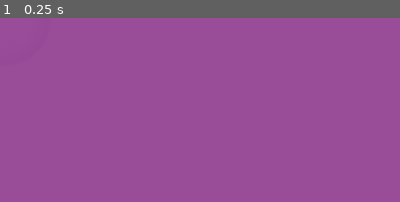
Above: before the commit, frame 1.
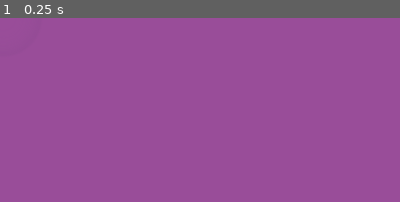
Above: after the commit, the same moment.

Repository: vibrunazo/godot-cats
Game: Godot game, scene res://scenes/Bullet02.tscn
Two runs of this game, one before a commit and one after it. Both use one fixed random seed, a clock stepped at 60 frames per second and the inputs below. This scene is started directly instead of the project's main scene. Sound files missing from this copy of the repository are replaced by a short silence.
Inputs:
- Up to frame 1 (0.25 s): no input
The pictures show only the part of the screen within x 0-50%, y 0-50%; the shares and areas given below are measured in that part.

The runs differ from the first frame. In frame 1, less than 0.1% of the frame differs, in the area x 0-14%, y 0-28%.

Commit message:
each bullet has its own hit effect

Diff:
--- a/project.godot
+++ b/project.godot
@@ -9,6 +9,11 @@
 config_version=4
 
 _global_script_classes=[ {
+"base": "Node2D",
+"class": "Blast",
+"language": "GDScript",
+"path": "res://scenes/blast/Blast.gd"
+}, {
 "base": "Node2D",
 "class": "Bullet",
 "language": "GDScript",
@@ -45,6 +50,7 @@
 "path": "res://scenes/PauseMenu.gd"
 } ]
 _global_script_class_icons={
+"Blast": "",
 "Bullet": "res://assets/ball.png",
 "Cat": "res://assets/cat01.png",
 "Cat2": "res://assets/cat02.png",
--- a/scenes/Blast.gd
+++ /dev/null
@@ -1,17 +0,0 @@
-extends Node2D
-
-
-# Declare member variables here. Examples:
-# var a = 2
-# var b = "text"
-
-
-# Called when the node enters the scene tree for the first time.
-func _ready():
-	pass # Replace with function body.
-
-func start(size: float):
-	$Sprite.scale = Vector2(size / 200, size / 200)
-	$AnimationPlayer.play("boom")
-	yield($AnimationPlayer, "animation_finished")
-	queue_free()
--- a/scenes/Blast.tscn
+++ /dev/null
@@ -1,71 +0,0 @@
-[gd_scene load_steps=5 format=2]
-
-[ext_resource path="res://assets/shockwave.png" type="Texture" id=1]
-[ext_resource path="res://scenes/Blast.gd" type="Script" id=2]
-
-[sub_resource type="Animation" id=1]
-length = 0.001
-tracks/0/type = "value"
-tracks/0/path = NodePath("Sprite:scale")
-tracks/0/interp = 1
-tracks/0/loop_wrap = true
-tracks/0/imported = false
-tracks/0/enabled = true
-tracks/0/keys = {
-"times": PoolRealArray( 0 ),
-"transitions": PoolRealArray( 1 ),
-"update": 0,
-"values": [ Vector2( 1, 1 ) ]
-}
-tracks/1/type = "value"
-tracks/1/path = NodePath("Sprite:modulate")
-tracks/1/interp = 1
-tracks/1/loop_wrap = true
-tracks/1/imported = false
-tracks/1/enabled = true
-tracks/1/keys = {
-"times": PoolRealArray( 0 ),
-"transitions": PoolRealArray( 1 ),
-"update": 0,
-"values": [ Color( 1, 1, 1, 1 ) ]
-}
-
-[sub_resource type="Animation" id=2]
-resource_name = "boom"
-length = 0.4
-step = 0.05
-tracks/0/type = "value"
-tracks/0/path = NodePath("Sprite:scale")
-tracks/0/interp = 1
-tracks/0/loop_wrap = true
-tracks/0/imported = false
-tracks/0/enabled = true
-tracks/0/keys = {
-"times": PoolRealArray( 0, 0.05, 0.5 ),
-"transitions": PoolRealArray( 1, 1, 1 ),
-"update": 0,
-"values": [ Vector2( 0.8, 0.8 ), Vector2( 1, 1 ), Vector2( 0.8, 0.8 ) ]
-}
-tracks/1/type = "value"
-tracks/1/path = NodePath("Sprite:modulate")
-tracks/1/interp = 1
-tracks/1/loop_wrap = true
-tracks/1/imported = false
-tracks/1/enabled = true
-tracks/1/keys = {
-"times": PoolRealArray( 0, 0.05, 0.1, 0.4 ),
-"transitions": PoolRealArray( 1, 1, 1, 1 ),
-"update": 0,
-"values": [ Color( 1, 1, 1, 0 ), Color( 0.939167, 0.49, 0.98, 0.627451 ), Color( 0.901174, 0.380341, 0.945313, 0.501961 ), Color( 0.266667, 0.121569, 0.262745, 0 ) ]
-}
-
-[node name="Blast" type="Node2D"]
-script = ExtResource( 2 )
-
-[node name="Sprite" type="Sprite" parent="."]
-z_index = 20
-texture = ExtResource( 1 )
-
-[node name="AnimationPlayer" type="AnimationPlayer" parent="."]
-anims/RESET = SubResource( 1 )
-anims/boom = SubResource( 2 )
--- a/scenes/Bullet.gd
+++ b/scenes/Bullet.gd
@@ -6,18 +6,19 @@
 export var damage = 10
 export var aoe = false
 export(Array, AudioStream) var sounds: Array
+export(PackedScene) var blast_scene: PackedScene
 var target: Mouse = null setget set_target
 var target_offset: Vector2 = Vector2(0, 0)
 var target_pos: Vector2 = Vector2(0, 0)
 var ready = true
-var blast_scene = preload("res://scenes/Blast.tscn")
+#var blast_scene = preload(blast)
+#var blast_scene: PackedScene = preload("res://scenes/Blast.tscn")
 var hit_pitch: float = 1
 var velocity: Vector2
 
 
-# Called when the node enters the scene tree for the first time.
 func _ready():
-	target_offset = Vector2(rand_range(-20, 20), rand_range(-20, 20))
+	target_offset = Vector2(rand_range(-12, 12), rand_range(-12, 12))
 	$AudioSpawn.pitch_scale = rand_range(0.8, 1.2)
 	$AudioSpawn.play()
 	hit_pitch = $AudioHit.pitch_scale
@@ -46,16 +47,18 @@
 func hit_target():
 	if !ready: return
 	ready = false
+	var blast: Blast = blast_scene.instance()
+	blast.position = global_position
+	blast.rotation = rotation
+	get_parent().add_child(blast)
 	if aoe:
+		blast.start($Area2D/CollisionShape2D.shape.radius * 2.0)
 		var targets = $Area2D.get_overlapping_areas()
 		for t in targets:
 			if t.get_parent() is Mouse && is_instance_valid(t.get_parent()):
 				t.get_parent().on_hit(self)
-		var blast = blast_scene.instance()
-		blast.position = global_position
-		get_parent().add_child(blast)
-		blast.start($Area2D/CollisionShape2D.shape.radius)
 	else:
+		blast.start()
 		if is_instance_valid(target):
 			target.on_hit(self)
 	visible = false
--- a/scenes/Bullet.tscn
+++ b/scenes/Bullet.tscn
@@ -8,12 +8,14 @@
 [ext_resource path="res://assets/audio/qubodupPunch04.ogg" type="AudioStream" id=6]
 [ext_resource path="res://assets/audio/qubodupPunch05.ogg" type="AudioStream" id=7]
 [ext_resource path="res://assets/audio/qubodupPunch01.ogg" type="AudioStream" id=8]
+[ext_resource path="res://scenes/blast/Blast01.tscn" type="PackedScene" id=9]
 
 [sub_resource type="RectangleShape2D" id=1]
 
 [node name="Bullet" type="Node2D"]
 script = ExtResource( 2 )
 sounds = [ ExtResource( 8 ), ExtResource( 5 ), ExtResource( 4 ), ExtResource( 6 ), ExtResource( 7 ) ]
+blast_scene = ExtResource( 9 )
 
 [node name="Sprite" type="Sprite" parent="."]
 modulate = Color( 0.9, 0.36, 0.36, 1 )
--- a/scenes/Bullet02.tscn
+++ b/scenes/Bullet02.tscn
@@ -1,8 +1,9 @@
-[gd_scene load_steps=5 format=2]
+[gd_scene load_steps=6 format=2]
 
 [ext_resource path="res://scenes/Bullet.tscn" type="PackedScene" id=1]
 [ext_resource path="res://assets/audio/magic_impact03.wav" type="AudioStream" id=2]
 [ext_resource path="res://assets/audio/electric_high_tempo2.wav" type="AudioStream" id=3]
+[ext_resource path="res://scenes/blast/Blast02.tscn" type="PackedScene" id=4]
 
 [sub_resource type="CircleShape2D" id=1]
 radius = 80.0
@@ -11,6 +12,7 @@
 damage = 25
 aoe = true
 sounds = [  ]
+blast_scene = ExtResource( 4 )
 
 [node name="Sprite" parent="." index="0"]
 modulate = Color( 1, 1, 1, 1 )
--- a/scenes/Mouse.tscn
+++ b/scenes/Mouse.tscn
@@ -77,7 +77,7 @@
 [sub_resource type="Animation" id=4]
 resource_name = "gethit"
 length = 0.2
-step = 0.05
+step = 0.01
 tracks/0/type = "value"
 tracks/0/path = NodePath("Sprite:scale")
 tracks/0/interp = 1
@@ -97,7 +97,7 @@
 tracks/1/imported = false
 tracks/1/enabled = true
 tracks/1/keys = {
-"times": PoolRealArray( 0, 0.05, 0.2 ),
+"times": PoolRealArray( 0, 0.08, 0.2 ),
 "transitions": PoolRealArray( 1, 1, 1 ),
 "update": 0,
 "values": [ Color( 0.721569, 0.207843, 0.207843, 1 ), Color( 0.721569, 0.207843, 0.207843, 1 ), Color( 1, 1, 1, 1 ) ]
--- /dev/null
+++ b/scenes/blast/Blast.gd
@@ -0,0 +1,18 @@
+extends Node2D
+
+class_name Blast
+
+export var start_size := 0.0
+export var anim: String = 'boom'
+export var rand_rot: bool = true
+onready var el_sprite_root: Node2D = $SpriteRoot
+#onready var el_sprite: Sprite = $"%Sprite"
+
+func start(size: float = start_size):
+	if size > 0:
+		el_sprite_root.scale = Vector2(size / 200.0, size / 200.0)
+	if rand_rot:
+		rotation_degrees = rand_range(0, 360)
+	$AnimationPlayer.play(anim)
+	yield($AnimationPlayer, "animation_finished")
+	queue_free()
--- /dev/null
+++ b/scenes/blast/Blast.tscn
@@ -0,0 +1,145 @@
+[gd_scene load_steps=5 format=2]
+
+[ext_resource path="res://scenes/blast/Blast.gd" type="Script" id=1]
+[ext_resource path="res://assets/shockwave.png" type="Texture" id=2]
+
+[sub_resource type="Animation" id=1]
+length = 0.001
+tracks/0/type = "value"
+tracks/0/path = NodePath("SpriteRoot/Sprite:scale")
+tracks/0/interp = 1
+tracks/0/loop_wrap = true
+tracks/0/imported = false
+tracks/0/enabled = true
+tracks/0/keys = {
+"times": PoolRealArray( 0 ),
+"transitions": PoolRealArray( 1 ),
+"update": 0,
+"values": [ Vector2( 1, 1 ) ]
+}
+tracks/1/type = "value"
+tracks/1/path = NodePath("SpriteRoot/Sprite:modulate")
+tracks/1/interp = 1
+tracks/1/loop_wrap = true
+tracks/1/imported = false
+tracks/1/enabled = true
+tracks/1/keys = {
+"times": PoolRealArray( 0 ),
+"transitions": PoolRealArray( 1 ),
+"update": 0,
+"values": [ Color( 1, 1, 1, 1 ) ]
+}
+tracks/2/type = "value"
+tracks/2/path = NodePath("SpriteRoot/SpriteSpikes:scale")
+tracks/2/interp = 1
+tracks/2/loop_wrap = true
+tracks/2/imported = false
+tracks/2/enabled = true
+tracks/2/keys = {
+"times": PoolRealArray( 0 ),
+"transitions": PoolRealArray( 1 ),
+"update": 0,
+"values": [ Vector2( 1e-05, 1e-05 ) ]
+}
+tracks/3/type = "value"
+tracks/3/path = NodePath("SpriteRoot/SpriteSpikes:rotation_degrees")
+tracks/3/interp = 1
+tracks/3/loop_wrap = true
+tracks/3/imported = false
+tracks/3/enabled = true
+tracks/3/keys = {
+"times": PoolRealArray( 0 ),
+"transitions": PoolRealArray( 1 ),
+"update": 0,
+"values": [ 0.0 ]
+}
+tracks/4/type = "value"
+tracks/4/path = NodePath("SpriteRoot/Sprite:rotation_degrees")
+tracks/4/interp = 1
+tracks/4/loop_wrap = true
+tracks/4/imported = false
+tracks/4/enabled = true
+tracks/4/keys = {
+"times": PoolRealArray( 0 ),
+"transitions": PoolRealArray( 1 ),
+"update": 0,
+"values": [ 0.0 ]
+}
+tracks/5/type = "value"
+tracks/5/path = NodePath("SpriteRoot/SpriteSmoke:rotation_degrees")
+tracks/5/interp = 1
+tracks/5/loop_wrap = true
+tracks/5/imported = false
+tracks/5/enabled = true
+tracks/5/keys = {
+"times": PoolRealArray( 0 ),
+"transitions": PoolRealArray( 1 ),
+"update": 0,
+"values": [ 0.0 ]
+}
+tracks/6/type = "value"
+tracks/6/path = NodePath("SpriteRoot/SpriteSmoke:scale")
+tracks/6/interp = 1
+tracks/6/loop_wrap = true
+tracks/6/imported = false
+tracks/6/enabled = true
+tracks/6/keys = {
+"times": PoolRealArray( 0 ),
+"transitions": PoolRealArray( 1 ),
+"update": 0,
+"values": [ Vector2( 1e-05, 1e-05 ) ]
+}
+tracks/7/type = "value"
+tracks/7/path = NodePath("SpriteRoot/SpriteSmoke:modulate")
+tracks/7/interp = 1
+tracks/7/loop_wrap = true
+tracks/7/imported = false
+tracks/7/enabled = true
+tracks/7/keys = {
+"times": PoolRealArray( 0 ),
+"transitions": PoolRealArray( 1 ),
+"update": 0,
+"values": [ Color( 1, 1, 1, 1 ) ]
+}
+
+[sub_resource type="Animation" id=2]
+resource_name = "boom"
+length = 0.4
+step = 0.05
+tracks/0/type = "value"
+tracks/0/path = NodePath("SpriteRoot/Sprite:scale")
+tracks/0/interp = 1
+tracks/0/loop_wrap = true
+tracks/0/imported = false
+tracks/0/enabled = true
+tracks/0/keys = {
+"times": PoolRealArray( 0, 0.05, 0.5 ),
+"transitions": PoolRealArray( 1, 1, 1 ),
+"update": 0,
+"values": [ Vector2( 0.8, 0.8 ), Vector2( 1, 1 ), Vector2( 0.8, 0.8 ) ]
+}
+tracks/1/type = "value"
+tracks/1/path = NodePath("SpriteRoot/Sprite:modulate")
+tracks/1/interp = 1
+tracks/1/loop_wrap = true
+tracks/1/imported = false
+tracks/1/enabled = true
+tracks/1/keys = {
+"times": PoolRealArray( 0, 0.05, 0.1, 0.4 ),
+"transitions": PoolRealArray( 1, 1, 1, 1 ),
+"update": 0,
+"values": [ Color( 1, 1, 1, 0 ), Color( 0.980392, 0.980392, 0.980392, 0.627451 ), Color( 0.94902, 0.94902, 0.94902, 0.501961 ), Color( 0.27, 0.27, 0.27, 0 ) ]
+}
+
+[node name="Blast" type="Node2D"]
+script = ExtResource( 1 )
+
+[node name="SpriteRoot" type="Node2D" parent="."]
+
+[node name="Sprite" type="Sprite" parent="SpriteRoot"]
+z_index = 20
+texture = ExtResource( 2 )
+
+[node name="AnimationPlayer" type="AnimationPlayer" parent="."]
+anims/RESET = SubResource( 1 )
+anims/boom = SubResource( 2 )
--- /dev/null
+++ b/scenes/blast/Blast01.tscn
@@ -0,0 +1,124 @@
+[gd_scene load_steps=6 format=2]
+
+[ext_resource path="res://scenes/blast/Blast.tscn" type="PackedScene" id=1]
+[ext_resource path="res://assets/circle.png" type="Texture" id=2]
+[ext_resource path="res://assets/blast02.png" type="Texture" id=3]
+[ext_resource path="res://assets/smoke01.png" type="Texture" id=4]
+
+[sub_resource type="Animation" id=1]
+resource_name = "boom2"
+length = 0.4
+step = 0.01
+tracks/0/type = "value"
+tracks/0/path = NodePath("SpriteRoot/Sprite:scale")
+tracks/0/interp = 1
+tracks/0/loop_wrap = true
+tracks/0/imported = false
+tracks/0/enabled = true
+tracks/0/keys = {
+"times": PoolRealArray( 0, 0.08, 0.11, 0.16, 0.3 ),
+"transitions": PoolRealArray( 1, 1, 1, 1, 1 ),
+"update": 0,
+"values": [ Vector2( 0.8, 0.8 ), Vector2( 0.8, 0.8 ), Vector2( 1.3, 1.3 ), Vector2( 1, 1 ), Vector2( 0.6, 0.6 ) ]
+}
+tracks/1/type = "value"
+tracks/1/path = NodePath("SpriteRoot/Sprite:modulate")
+tracks/1/interp = 1
+tracks/1/loop_wrap = true
+tracks/1/imported = false
+tracks/1/enabled = true
+tracks/1/keys = {
+"times": PoolRealArray( 0, 0.08, 0.09, 0.14, 0.3 ),
+"transitions": PoolRealArray( 1, 1, 1, 1, 1 ),
+"update": 0,
+"values": [ Color( 1, 1, 1, 0 ), Color( 0.7, 0.7, 0.7, 0 ), Color( 0.8, 0.8, 0.8, 0.588235 ), Color( 0.4, 0.4, 0.4, 0.501961 ), Color( 0.25098, 0.25098, 0.25098, 0 ) ]
+}
+tracks/2/type = "value"
+tracks/2/path = NodePath("SpriteRoot/SpriteSpikes:scale")
+tracks/2/interp = 1
+tracks/2/loop_wrap = true
+tracks/2/imported = false
+tracks/2/enabled = true
+tracks/2/keys = {
+"times": PoolRealArray( 0, 0.02, 0.04, 0.07, 0.17 ),
+"transitions": PoolRealArray( 1, 1, 1, 1, 1 ),
+"update": 0,
+"values": [ Vector2( 1e-05, 1e-05 ), Vector2( 1.4, 0.2 ), Vector2( 1.5, 0.15 ), Vector2( 1.1, 0.9 ), Vector2( 1e-05, 1e-05 ) ]
+}
+tracks/3/type = "value"
+tracks/3/path = NodePath("SpriteRoot/SpriteSpikes:rotation_degrees")
+tracks/3/interp = 1
+tracks/3/loop_wrap = true
+tracks/3/imported = false
+tracks/3/enabled = true
+tracks/3/keys = {
+"times": PoolRealArray( 0, 0.02, 0.17 ),
+"transitions": PoolRealArray( 1, 1, 1 ),
+"update": 0,
+"values": [ 0.0, 0.0, 30.0 ]
+}
+tracks/4/type = "value"
+tracks/4/path = NodePath("SpriteRoot/SpriteSmoke:rotation_degrees")
+tracks/4/interp = 1
+tracks/4/loop_wrap = true
+tracks/4/imported = false
+tracks/4/enabled = true
+tracks/4/keys = {
+"times": PoolRealArray( 0, 0.4 ),
+"transitions": PoolRealArray( 1, 1 ),
+"update": 0,
+"values": [ 0.0, 30.0 ]
+}
+tracks/5/type = "value"
+tracks/5/path = NodePath("SpriteRoot/SpriteSmoke:scale")
+tracks/5/interp = 1
+tracks/5/loop_wrap = true
+tracks/5/imported = false
+tracks/5/enabled = true
+tracks/5/keys = {
+"times": PoolRealArray( 0, 0.08, 0.12, 0.4 ),
+"transitions": PoolRealArray( 1, 1, 1, 1 ),
+"update": 0,
+"values": [ Vector2( 1e-05, 1e-05 ), Vector2( 1e-05, 1e-05 ), Vector2( 0.5, 0.5 ), Vector2( 0.4, 0.4 ) ]
+}
+tracks/6/type = "value"
+tracks/6/path = NodePath("SpriteRoot/SpriteSmoke:modulate")
+tracks/6/interp = 1
+tracks/6/loop_wrap = true
+tracks/6/imported = false
+tracks/6/enabled = true
+tracks/6/keys = {
+"times": PoolRealArray( 0, 0.08, 0.12, 0.4 ),
+"transitions": PoolRealArray( 1, 1, 1, 1 ),
+"update": 0,
+"values": [ Color( 1, 1, 1, 0 ), Color( 1, 1, 1, 0 ), Color( 1, 1, 1, 1 ), Color( 0.55, 0.55, 0.55, 0 ) ]
+}
+
+[node name="Blast" instance=ExtResource( 1 )]
+anim = "boom2"
+rand_rot = false
+
+[node name="SpriteRoot" parent="." index="0"]
+modulate = Color( 0.9, 0.82125, 0.585, 1 )
+
+[node name="Sprite" parent="SpriteRoot" index="0"]
+visible = false
+texture = ExtResource( 2 )
+
+[node name="SpriteSpikes" type="Sprite" parent="SpriteRoot" index="1"]
+modulate = Color( 0.9, 0.9, 0.9, 0.823529 )
+scale = Vector2( 1e-05, 1e-05 )
+z_index = 20
+texture = ExtResource( 3 )
+
+[node name="SpriteSmoke" type="Sprite" parent="SpriteRoot" index="2"]
+self_modulate = Color( 0.8, 0.8, 0.8, 1 )
+scale = Vector2( 1e-05, 1e-05 )
+texture = ExtResource( 4 )
+__meta__ = {
+"_editor_description_": ""
+}
+
+[node name="AnimationPlayer" parent="." index="1"]
+playback_speed = 0.7
+anims/boom2 = SubResource( 1 )
--- /dev/null
+++ b/scenes/blast/Blast02.tscn
@@ -0,0 +1,8 @@
+[gd_scene load_steps=2 format=2]
+
+[ext_resource path="res://scenes/blast/Blast.tscn" type="PackedScene" id=1]
+
+[node name="Blast" instance=ExtResource( 1 )]
+
+[node name="SpriteRoot" parent="." index="0"]
+modulate = Color( 0.937255, 0.490196, 0.980392, 1 )
--- a/scenes/maps/MainScene.tscn
+++ b/scenes/maps/MainScene.tscn
@@ -624,11 +624,7 @@
 visible = true
 
 [node name="TextureRect" parent="CanvasLayer/MainMenu" index="0"]
-modulate = Color( 1, 1, 1, 0 )
 texture = SubResource( 5 )
-
-[node name="HBoxContainer" parent="CanvasLayer/MainMenu" index="1"]
-anchor_top = 1.5
 
 [node name="Paused" parent="CanvasLayer/MainMenu/HBoxContainer" index="0"]
 custom_fonts/font = SubResource( 6 )
Binary file added: assets/blast02.png
Not shown, added: assets/blast02.png.import
Binary file added: assets/circle.png
Not shown, added: assets/circle.png.import
Binary file added: assets/smoke01.png
Not shown, added: assets/smoke01.png.import
Not shown: 1 places in scenes/Bullet.tscn that only renumber resources
